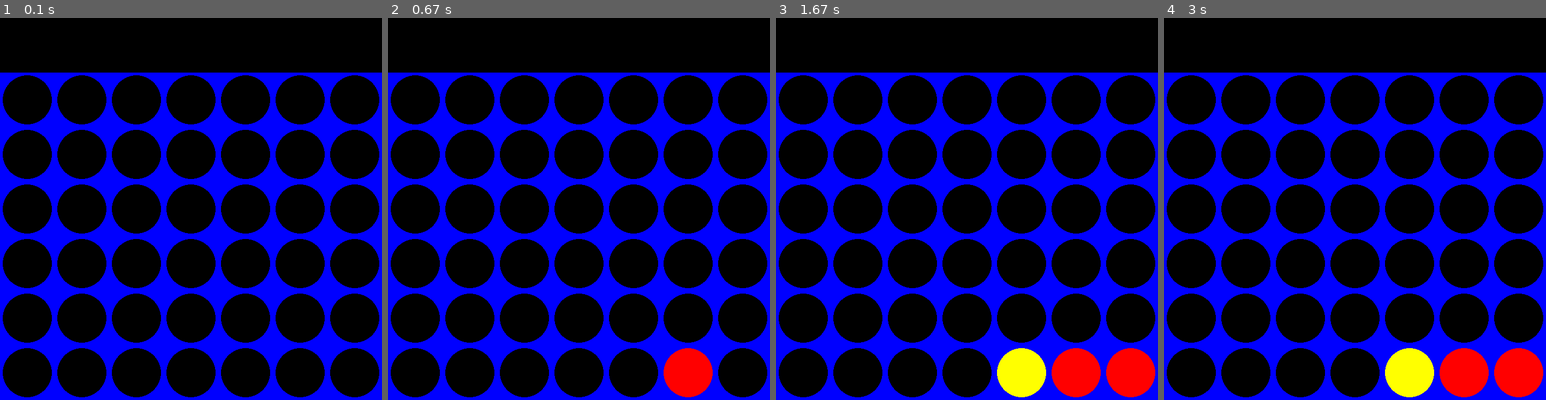
Above: before the commit, frames 1-4 (left to right).
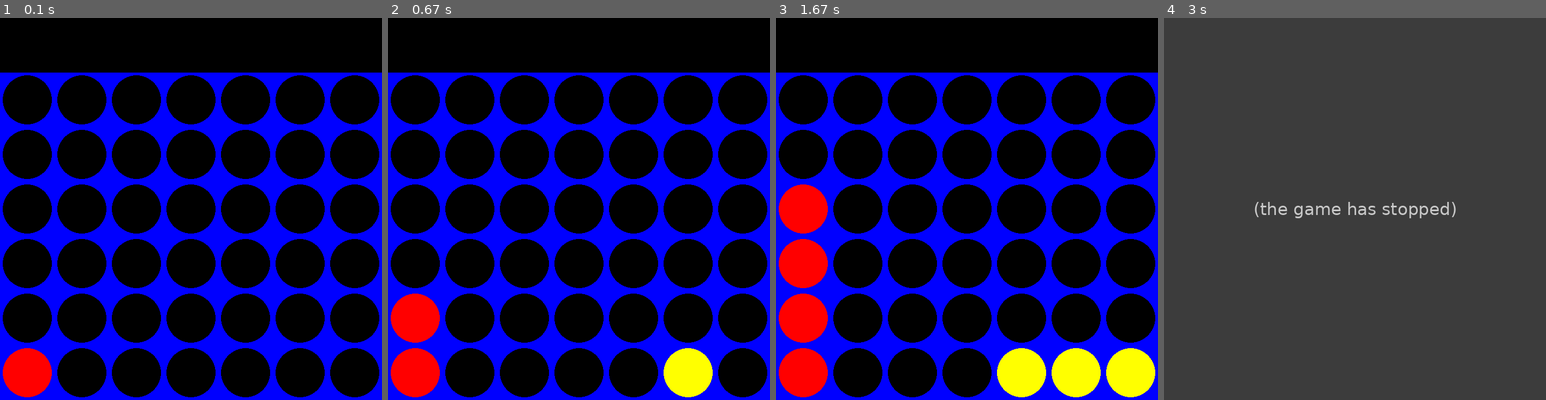
Above: after the commit, the same moments.

Repository: Haronicus/ConnectFourGameAI
Game: pygame game, started from __main__.py
The game is run twice, just before and just after one commit, with the same random seed, the same clock (stepped at 60 frames per second) and the same inputs.
Inputs (mouse positions are in pixels of both pictures, inside the frame that each line leads up to):
- Up to frame 1 (0.1 s): no input
- Up to frame 2 (0.67 s): click (701, 197) at 0.38 s
- Up to frame 3 (1.67 s): click (1005, 293) at 0.72 s; click (1108, 342) at 1.05 s
- Up to frame 4 (3 s): no input

The runs differ from the first frame. In frame 1, 1.3% of the frame differs, in the area x 0-14%, y 86-100%; in frame 2, 3.9%; in frame 3, 7.7%; in frame 4, 100%, in the area x 0-100%, y 0-100%.
After the commit the program exited at 2.6 s; later frames show no game.

Commit message:
Alpha Beta

Diff:
--- a/StudentPlayer.py
+++ b/StudentPlayer.py
@@ -1,20 +1,176 @@
+from datetime import time
+
 import ConnectFour
 import numpy as np
 
+
 class StudentPlayer(ConnectFour.Player):
+
     def __init__(self):
-        #any initiization you want to perform
+        pass
+        # self.max_depth = 5  # maximum depth to search in the minmax algorithm
+        # self.start_time = None  # start time of the minmax algorithm
+
+    def taketurn(self, board, player):
+        # board is a 2d numpy array with size of (ROWCOUNT,COLUMNCOUNT)
+        # [[0,0,1,0,0,0],
+        # [0,0,1,0,0,0],
+        # [0,0,1,0,2,0],
+        # [0,0,1,0,0,0],
+        # [0,0,1,0,0,0].
+        # return a number between 0-(n-1) where n is the number or columns
+
+        # moves = np.array([i for i in range(ConnectFour.COLUMN_COUNT)])
+
+        # #if column is full... then its not possible
+        # filter = np.min(board.T,axis=1) == 0
+
+        # filteredMoves = moves[filter]
+        # return np.random.choice(filteredMoves)
+
+        maxMove = 0
+        maxEval = -100
+        maxDepth = 5
+
+        possibleMoves, moveList = self.expandMoves(board, player)
+
+        i = 0
+        for childBoard in possibleMoves:
+            otherPlayer = (player % 2) + 1
+
+            # now start minmax of the expanded moves
+            eval = self.expandMinMax(childBoard, maxDepth - 1, False, otherPlayer, 100, -100)
+
+            if eval > maxEval:
+                maxEval = eval
+                maxMove = moveList[i]
+
+            i += 1
+
+        return maxMove
+
+    def expandMinMax(self, board, depth, isMaximizing, player, prevMin, prevMax):
+
+        otherPlayer = (player % 2) + 1
+
+        didIWin = self.winning_move(board)
+
+        if depth == 0 or didIWin:
+
+            if didIWin == True and isMaximizing == True:
+                return -1
+            elif didIWin == True and isMaximizing == False:
+                return 1
+            else:
+                return 0
+
+        if isMaximizing:
+            maxEval = prevMax
+
+            possibleMoves, moveList = self.expandMoves(board, player)
+
+            for childBoard in possibleMoves:
+                if maxEval >= prevMin:
+                    break
+                eval = self.expandMinMax(childBoard, depth - 1, False, otherPlayer, prevMin, maxEval)
+                maxEval = max(maxEval, eval)
+
+
+            return maxEval
+
+        else:
+            minEval = prevMin
+
+            possibleMoves, moveList = self.expandMoves(board, player)
+
+            for childBoard in possibleMoves:
+                if minEval < prevMax:
+                    break
+                eval = self.expandMinMax(childBoard, depth - 1, True, otherPlayer, minEval, prevMax)
+                minEval = min(minEval, eval)
+
+            return minEval
+
         pass
 
-    def taketurn(self,board,player):
-        #board is a 2d numpy array with size of (ROWCOUNT,COLUMNCOUNT)
-        # return a number between 0-(n-1) where n is the number or columns
-
+    def expandMoves(self, board, player):
         moves = np.array([i for i in range(ConnectFour.COLUMN_COUNT)])
 
-        #if column is full... then its not possible
-        filter = np.min(board.T,axis=1) == 0
+        # if column is full... then its not possible
+        filter = np.min(board.T, axis=1) == 0
 
-        filteredMoves = moves[filter]
+        possibleMoves = moves[filter]  # an array with values between 0 and 6
 
-        return np.random.choice(filteredMoves)
+        arrayOfNewBoardStates = []
+        for col in possibleMoves:
+            row = self.get_next_open_row(board, col)  # return the board upsidedown
+
+            newBoard = self.drop_piece(board, row, col, player)
+
+            arrayOfNewBoardStates.append(newBoard)
+
+        return arrayOfNewBoardStates, possibleMoves
+
+    def drop_piece(self, board, row, col, piece):
+        newBoard = np.copy(board)
+        newBoard[row][col] = piece
+        return newBoard
+
+    def get_next_open_row(self, board, col):
+        for r in range(ConnectFour.ROW_COUNT):
+            if board[r][col] == 0:
+                return r
+
+    def winning_move(self, board):
+        # Check horizontal locations for win
+        for c in range(ConnectFour.COLUMN_COUNT - 3):
+            for r in range(ConnectFour.ROW_COUNT):
+                if board[r][c] == 1 and board[r][c + 1] == 1 and board[r][c + 2] == 1 and board[r][c + 3] == 1:
+                    return True
+                if board[r][c] == 2 and board[r][c + 1] == 2 and board[r][c + 2] == 2 and board[r][c + 3] == 2:
+                    return True
+
+        # Check vertical locations for win
+        for c in range(ConnectFour.COLUMN_COUNT):
+            for r in range(ConnectFour.ROW_COUNT - 3):
+                if board[r][c] == 1 and board[r + 1][c] == 1 and board[r + 2][c] == 1 and board[r + 3][c] == 1:
+                    return True
+                if board[r][c] == 2 and board[r + 1][c] == 2 and board[r + 2][c] == 2 and board[r + 3][c] == 2:
+                    return True
+
+        # Check positively sloped diaganols
+        for c in range(ConnectFour.COLUMN_COUNT - 3):
+            for r in range(ConnectFour.ROW_COUNT - 3):
+                if board[r][c] == 1 and board[r + 1][c + 1] == 1 and board[r + 2][c + 2] == 1 and board[r + 3][
+                    c + 3] == 1:
+                    return True
+                if board[r][c] == 2 and board[r + 1][c + 1] == 2 and board[r + 2][c + 2] == 2 and board[r + 3][
+                    c + 3] == 2:
+                    return True
+
+        # Check negatively sloped diaganols
+        for c in range(ConnectFour.COLUMN_COUNT - 3):
+            for r in range(3, ConnectFour.ROW_COUNT):
+                if board[r][c] == 1 and board[r - 1][c + 1] == 1 and board[r - 2][c + 2] == 1 and board[r - 3][
+                    c + 3] == 1:
+                    return True
+                if board[r][c] == 2 and board[r - 1][c + 1] == 2 and board[r - 2][c + 2] == 2 and board[r - 3][
+                    c + 3] == 2:
+                    return True
+
+        return False
+
+
+if __name__ == "__main__":
+    # we need to run __main__.py, if that is the case this is ingored
+    # but if we run levandovsky.py this is not ignored
+    myPlayer = StudentPlayer()
+    myBoard = ConnectFour.ConnectFour(False).create_board()
+
+    myBoard[0][0] = 2
+    myBoard[0][1] = 2
+    myBoard[0][2] = 2
+
+    myPlayer.taketurn(myBoard, 1)
+
+    pass
--- a/__main__.py
+++ b/__main__.py
@@ -5,9 +5,8 @@
 
 myGame = ConnectFour(render=True)
 
+playerA = StudentPlayer()  # random bot
+playerB = TerminalPlayer()
+playerC2 = PyGamePlayer(myGame)
 
-playerA  = StudentPlayer()    #random bot
-playerB = TerminalPlayer()
-playerC2  = PyGamePlayer(myGame)
-
-myGame.playGame(playerC2,playerC2)
+myGame.playGame(playerA, playerC2)
